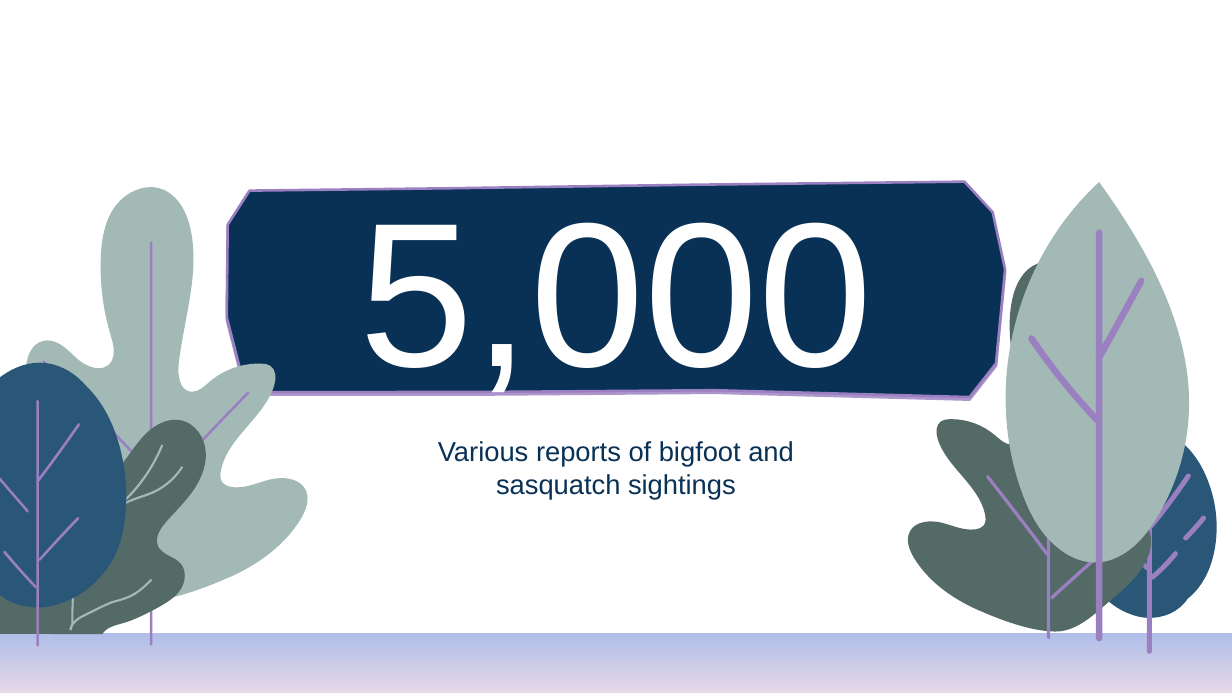
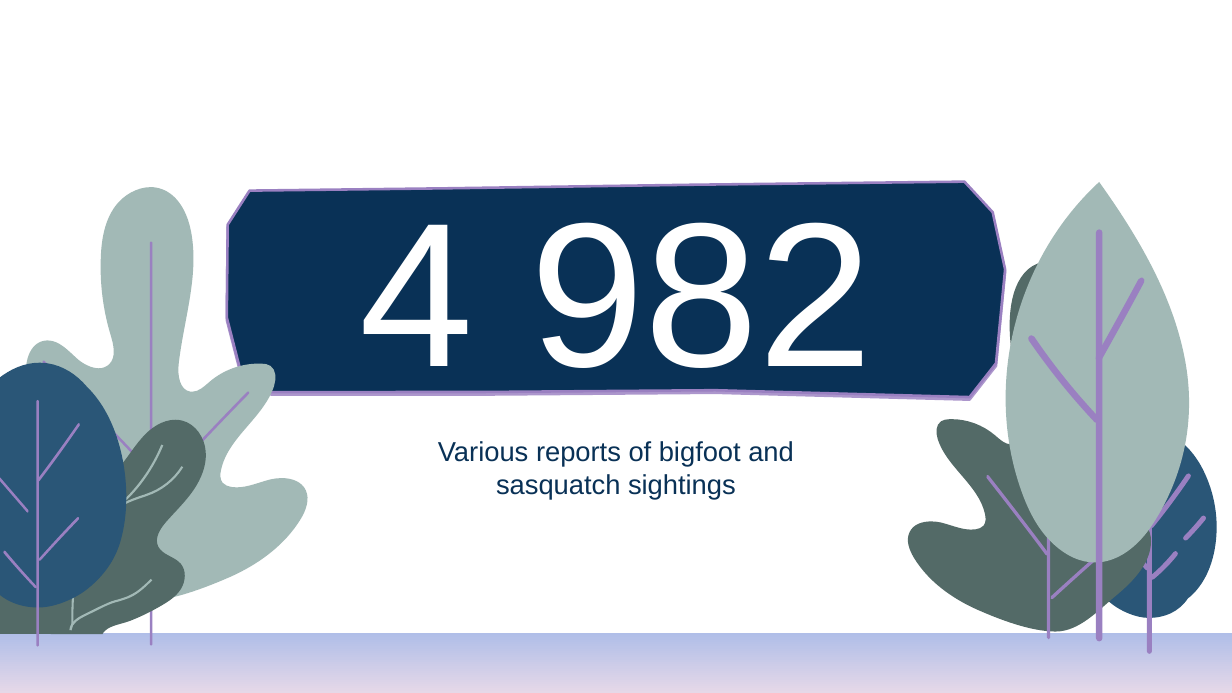
Before and after one commit to WojciechHrycenko/TopicModeling, a slide deck: slide 5 of Topic_Modelling_Hrycenko_Presentation.pptx. Drawn at 1232x693 pixels with LibreOffice and Linux fonts; fonts in the diff are those of the drawing; background and template pictures are left out. Boxes give left, top, right and bottom in pixels: in the first picture for what was removed or moved away, otherwise in the second. Text is boxed around its words. In the diff, an @@ line names an element or a change of style, - is before the commit and + after.

```diff
--- a/Topic_Modelling_Hrycenko_Presentation.pptx
+++ b/Topic_Modelling_Hrycenko_Presentation.pptx
@@ title at [359,222,872,403]: text changed @@
-5,000
+4 982
```
Also in this commit, not shown: 51 other slides changed, 7 slides added, 16 other files.
